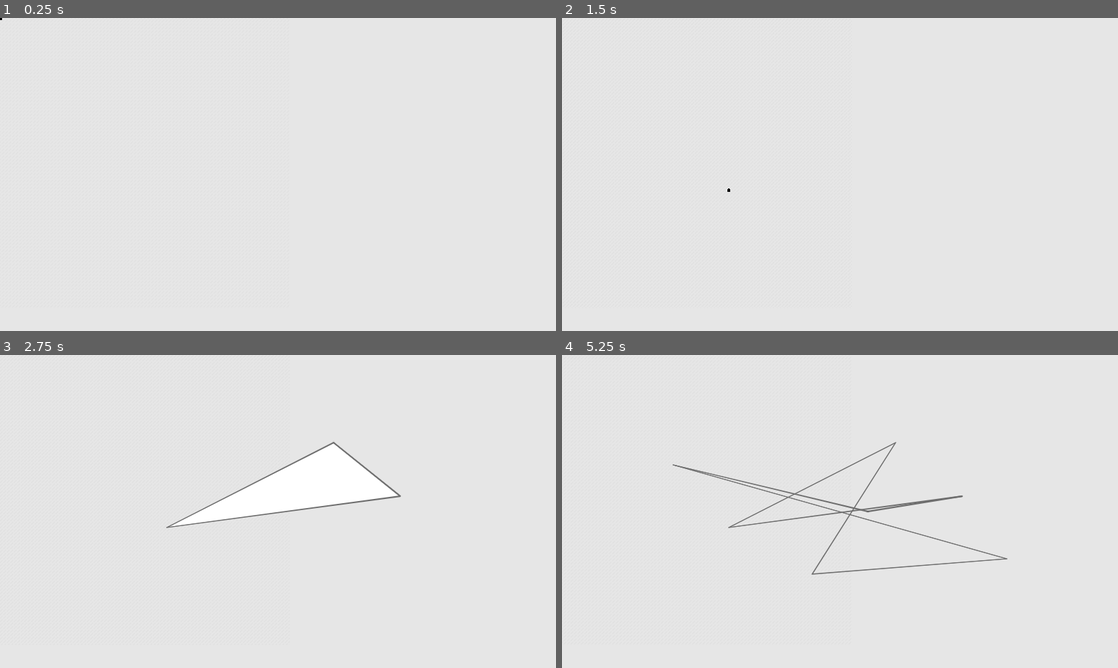
Above: before the commit, frames 1-4 (two rows, left to right).
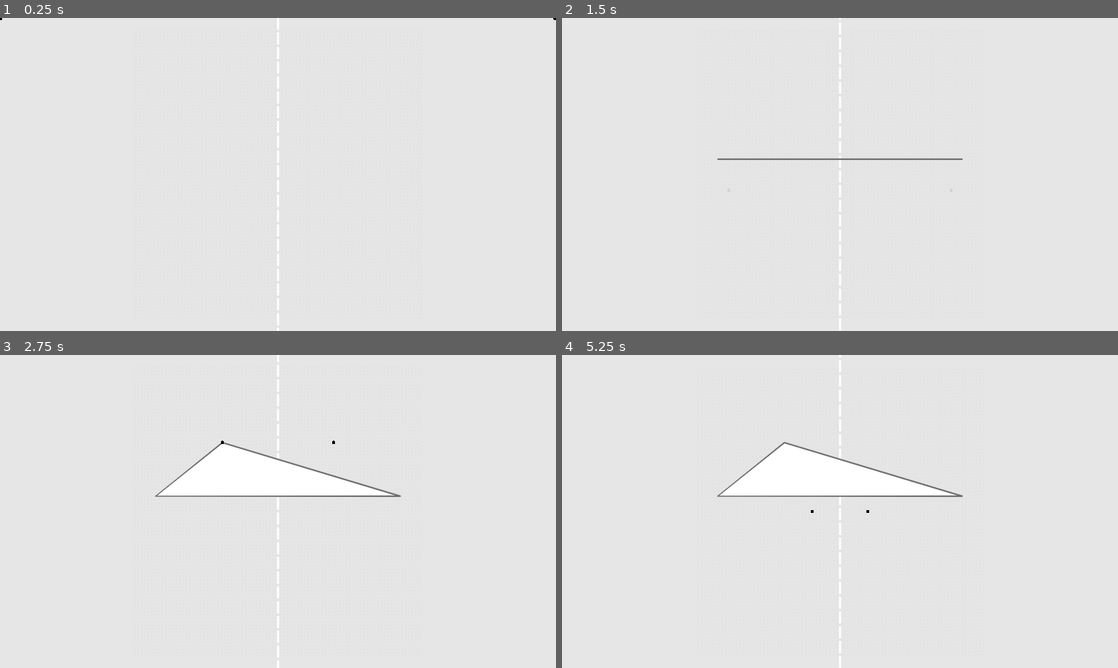
Above: after the commit, the same moments.

Repository: creikey/sketch-fight
Game: Godot game, scene res://Main.tscn
The game is run twice, just before and just after one commit, with the same random seed, the same clock (stepped at 60 frames per second) and the same inputs.
Inputs (mouse positions are in pixels of both pictures, inside the frame that each line leads up to):
- Up to frame 1 (0.25 s): no input
- Up to frame 2 (1.5 s): tap Enter at 0.5 s; move the mouse to (962, 158) at 0.52 s; press the mouse at (962, 158) at 0.53 s; right-click (962, 158) at 0.8 s; tap Space at 1.25 s; move the mouse to (728, 190) at 1.27 s; release the mouse at (728, 190) at 1.28 s; right-click (728, 190) at 1.35 s
- Up to frame 3 (2.75 s): click (166, 527) at 1.55 s; tap Enter at 2 s; move the mouse to (333, 442) at 2.02 s; press the mouse at (333, 442) at 2.03 s; right-click (333, 442) at 2.3 s
- Up to frame 4 (5.25 s): tap Space at 2.75, 4.25 s; move the mouse to (812, 574) at 2.77 s; release the mouse at (812, 574) at 2.78 s; right-click (812, 574) at 2.85 s; click (812, 574) at 3.05 s; tap Enter at 3.5 s; move the mouse to (1006, 558) at 3.52 s; press the mouse at (1006, 558) at 3.53 s; right-click (1006, 558) at 3.8 s; move the mouse to (673, 464) at 4.27 s; release the mouse at (673, 464) at 4.28 s; right-click (673, 464) at 4.35 s; click (673, 464) at 4.55 s; move the mouse to (867, 511) at 5.02 s; press the mouse at (867, 511) at 5.03 s

The runs differ from the first frame. In frame 1, 0.2% of the frame differs, in the area x 49-100%, y 0-100%; in frame 2, 0.4%; in frame 3, 5.3%, in the area x 27-72%, y 0-100%; in frame 4, 5.0%.

Commit message:
Mirror position along axis

Diff:
--- a/src/MousePuck.gd
+++ b/src/MousePuck.gd
@@ -1,4 +1,6 @@
 extends Control
+
+class_name MousePuck
 
 export (Color) var color = Color()
 export (int) var size = 6.0
@@ -10,9 +12,12 @@
 
 func _process(delta):
 	rect_global_position = get_viewport().get_mouse_position()
+	update()
 
 func _draw():
 	draw_circle(Vector2(), size, color)
+	print(rect_global_position)
+	draw_circle(get_mirrored_pos(rect_global_position) - rect_global_position, size, color)
 
 
 func _on_Area2D_area_exited(area):
@@ -29,3 +34,6 @@
 		$'../AnimationPlayer'.play("out_of_editing_pad")
 	else:
 		$'../AnimationPlayer'.play("into_editing_pad")
+
+static func get_mirrored_pos(in_pos: Vector2) -> Vector2:
+	return Vector2(1920 - in_pos.x, in_pos.y)
--- a/src/SketchEditor.gd
+++ b/src/SketchEditor.gd
@@ -5,6 +5,7 @@
 var cur_sketch: Sketch = null
 var cur_layer: int = 0
 var cur_lineset: LineSet = null
+
 
 onready var ui = get_node("UI")
 
@@ -23,17 +24,25 @@
 func _ready():
 	new_sketch()
 
+func ensure_lineset():
+	if cur_lineset == null:
+		cur_lineset = line_set_pack.instance()
+		cur_lineset.name = "CurLineSet"
+		add_child(cur_lineset)
+
 func _input(event):
 	if event.is_action_pressed("ui_new_point"):
 		if $UI/MousePuck.out_of_editing_pad:
 			return
-		if cur_lineset == null:
-			cur_lineset = line_set_pack.instance()
-			cur_lineset.name = "CurLineSet"
-			add_child(cur_lineset)
+		ensure_lineset()
 		cur_lineset.points.append(ui.get_node("MousePuck").rect_global_position)
 		cur_lineset.regenerate_polygon()
-
+	elif event.is_action_pressed("ui_new_mirrored_point"):
+		if $UI/MousePuck.out_of_editing_pad:
+			return
+		ensure_lineset()
+		cur_lineset.points.append(MousePuck.get_mirrored_pos(ui.get_node("MousePuck").rect_global_position))
+		cur_lineset.regenerate_polygon()
 func write_layer():
 	cur_sketch.insert_lineset(cur_lineset, cur_layer)
 	cur_lineset.queue_free()
--- a/src/SketchEditor.tscn
+++ b/src/SketchEditor.tscn
@@ -1,9 +1,10 @@
-[gd_scene load_steps=10 format=2]
+[gd_scene load_steps=11 format=2]
 
 [ext_resource path="res://SketchEditor.gd" type="Script" id=1]
 [ext_resource path="res://LineSet.tscn" type="PackedScene" id=2]
 [ext_resource path="res://MousePuck.gd" type="Script" id=3]
 [ext_resource path="res://editing-lines.svg" type="Texture" id=4]
+[ext_resource path="res://mirror-line.svg" type="Texture" id=5]
 
 [sub_resource type="Animation" id=4]
 resource_name = "into_editing_pad"
@@ -41,7 +42,7 @@
 radius = 1.0
 
 [sub_resource type="RectangleShape2D" id=2]
-extents = Vector2( 500, 500 )
+extents = Vector2( 250, 500 )
 
 [sub_resource type="Animation" id=3]
 resource_name = "grid-scrolling"
@@ -59,19 +60,31 @@
 "update": 0,
 "values": [ Rect2( 0, 0, 1000, 1000 ), Rect2( 300, 300, 1000, 1000 ) ]
 }
+tracks/1/type = "value"
+tracks/1/path = NodePath("MirrorSprite:region_rect")
+tracks/1/interp = 1
+tracks/1/loop_wrap = true
+tracks/1/imported = false
+tracks/1/enabled = true
+tracks/1/keys = {
+"times": PoolRealArray( 0, 9.6 ),
+"transitions": PoolRealArray( 1, 1 ),
+"update": 0,
+"values": [ Rect2( 0, 0, 51, 1080 ), Rect2( 0, 256, 51, 1080 ) ]
+}
 
 [node name="SketchEditor" type="Node2D"]
 script = ExtResource( 1 )
 line_set_pack = ExtResource( 2 )
 
 [node name="UI" type="CanvasLayer" parent="."]
+editor/display_folded = true
 
 [node name="AnimationPlayer" type="AnimationPlayer" parent="UI"]
 anims/into_editing_pad = SubResource( 4 )
 anims/out_of_editing_pad = SubResource( 5 )
 
 [node name="MousePuck" type="Control" parent="UI"]
-modulate = Color( 1, 1, 1, 0.0392157 )
 margin_right = 40.0
 margin_bottom = 40.0
 script = ExtResource( 3 )
@@ -82,21 +95,26 @@
 shape = SubResource( 1 )
 
 [node name="EditingPad" type="Area2D" parent="."]
+position = Vector2( 960, 540 )
 
 [node name="CollisionShape2D" type="CollisionShape2D" parent="EditingPad"]
-position = Vector2( 500, 500 )
+position = Vector2( 250, 0 )
 shape = SubResource( 2 )
 
 [node name="Sprite" type="Sprite" parent="EditingPad"]
 modulate = Color( 0.690196, 0.690196, 0.690196, 0.160784 )
 texture = ExtResource( 4 )
-centered = false
 region_enabled = true
-region_rect = Rect2( 231.329, 231.329, 1000, 1000 )
+region_rect = Rect2( 55.3251, 55.3251, 1000, 1000 )
 region_filter_clip = true
 
 [node name="AnimationPlayer" type="AnimationPlayer" parent="EditingPad"]
 autoplay = "grid-scrolling"
 anims/grid-scrolling = SubResource( 3 )
+
+[node name="MirrorSprite" type="Sprite" parent="EditingPad"]
+texture = ExtResource( 5 )
+region_enabled = true
+region_rect = Rect2( 0, 47.2107, 51, 1080 )
 [connection signal="area_entered" from="UI/MousePuck/Area2D" to="UI/MousePuck" method="_on_Area2D_area_entered"]
 [connection signal="area_exited" from="UI/MousePuck/Area2D" to="UI/MousePuck" method="_on_Area2D_area_exited"]
--- /dev/null
+++ b/src/mirror-line.svg
@@ -0,0 +1,78 @@
+<?xml version="1.0" encoding="UTF-8" standalone="no"?>
+<!-- Created with Inkscape (http://www.inkscape.org/) -->
+
+<svg
+   xmlns:dc="http://purl.org/dc/elements/1.1/"
+   xmlns:cc="http://creativecommons.org/ns#"
+   xmlns:rdf="http://www.w3.org/1999/02/22-rdf-syntax-ns#"
+   xmlns:svg="http://www.w3.org/2000/svg"
+   xmlns="http://www.w3.org/2000/svg"
+   xmlns:sodipodi="http://sodipodi.sourceforge.net/DTD/sodipodi-0.dtd"
+   xmlns:inkscape="http://www.inkscape.org/namespaces/inkscape"
+   width="128"
+   height="128"
+   viewBox="0 0 33.866666 33.866668"
+   version="1.1"
+   id="svg8"
+   sodipodi:docname="mirror-line.svg"
+   inkscape:version="0.92.4 5da689c313, 2019-01-14">
+  <defs
+     id="defs2" />
+  <sodipodi:namedview
+     id="base"
+     pagecolor="#ffffff"
+     bordercolor="#666666"
+     borderopacity="1.0"
+     inkscape:pageopacity="0.0"
+     inkscape:pageshadow="2"
+     inkscape:zoom="1.4142136"
+     inkscape:cx="67.472041"
+     inkscape:cy="209.68714"
+     inkscape:document-units="px"
+     inkscape:current-layer="layer1"
+     showgrid="false"
+     units="px"
+     inkscape:snap-global="false"
+     inkscape:snap-bbox="true"
+     inkscape:bbox-paths="true"
+     inkscape:bbox-nodes="true"
+     inkscape:snap-bbox-edge-midpoints="true"
+     inkscape:snap-bbox-midpoints="true"
+     inkscape:object-paths="true"
+     inkscape:snap-intersection-paths="true"
+     inkscape:snap-smooth-nodes="true"
+     inkscape:snap-midpoints="true"
+     inkscape:snap-object-midpoints="true"
+     inkscape:snap-center="true"
+     inkscape:snap-text-baseline="true"
+     inkscape:snap-page="true"
+     inkscape:window-width="954"
+     inkscape:window-height="1026"
+     inkscape:window-x="2880"
+     inkscape:window-y="24"
+     inkscape:window-maximized="0"
+     inkscape:pagecheckerboard="true" />
+  <metadata
+     id="metadata5">
+    <rdf:RDF>
+      <cc:Work
+         rdf:about="">
+        <dc:format>image/svg+xml</dc:format>
+        <dc:type
+           rdf:resource="http://purl.org/dc/dcmitype/StillImage" />
+        <dc:title></dc:title>
+      </cc:Work>
+    </rdf:RDF>
+  </metadata>
+  <g
+     inkscape:label="Layer 1"
+     inkscape:groupmode="layer"
+     id="layer1"
+     transform="translate(0,-263.13333)">
+    <path
+       style="fill:none;stroke:#ffffff;stroke-width:4.80126381;stroke-linecap:butt;stroke-linejoin:miter;stroke-miterlimit:4;stroke-dasharray:none;stroke-opacity:1"
+       d="m 16.933337,294.00655 -7e-6,-27.87978 z"
+       id="path856"
+       inkscape:connector-curvature="0" />
+  </g>
+</svg>
--- a/src/project.godot
+++ b/src/project.godot
@@ -14,6 +14,11 @@
 "language": "GDScript",
 "path": "res://LineSet.gd"
 }, {
+"base": "Control",
+"class": "MousePuck",
+"language": "GDScript",
+"path": "res://MousePuck.gd"
+}, {
 "base": "Node2D",
 "class": "Sketch",
 "language": "GDScript",
@@ -21,6 +26,7 @@
 } ]
 _global_script_class_icons={
 "LineSet": "",
+"MousePuck": "",
 "Sketch": ""
 }
 
@@ -45,6 +51,11 @@
 "events": [ Object(InputEventMouseButton,"resource_local_to_scene":false,"resource_name":"","device":0,"alt":false,"shi …(212 unchanged characters)…
  ]
 }
+ui_new_mirrored_point={
+"deadzone": 0.5,
+"events": [ Object(InputEventMouseButton,"resource_local_to_scene":false,"resource_name":"","device":0,"alt":false,"shift":false,"control":false,"meta":false,"command":false,"button_mask":0,"position":Vector2( 0, 0 ),"global_position":Vector2( 0, 0 ),"factor":1.0,"button_index":2,"pressed":false,"doubleclick":false,"script":null)
+ ]
+}
 
 [rendering]
 
Not shown, added: src/mirror-line.svg.import
